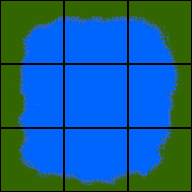
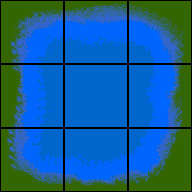
Layered file, before and after one edit (192×192). Changes by layer:
painted on "pond" over [7, 3, 184, 184]
